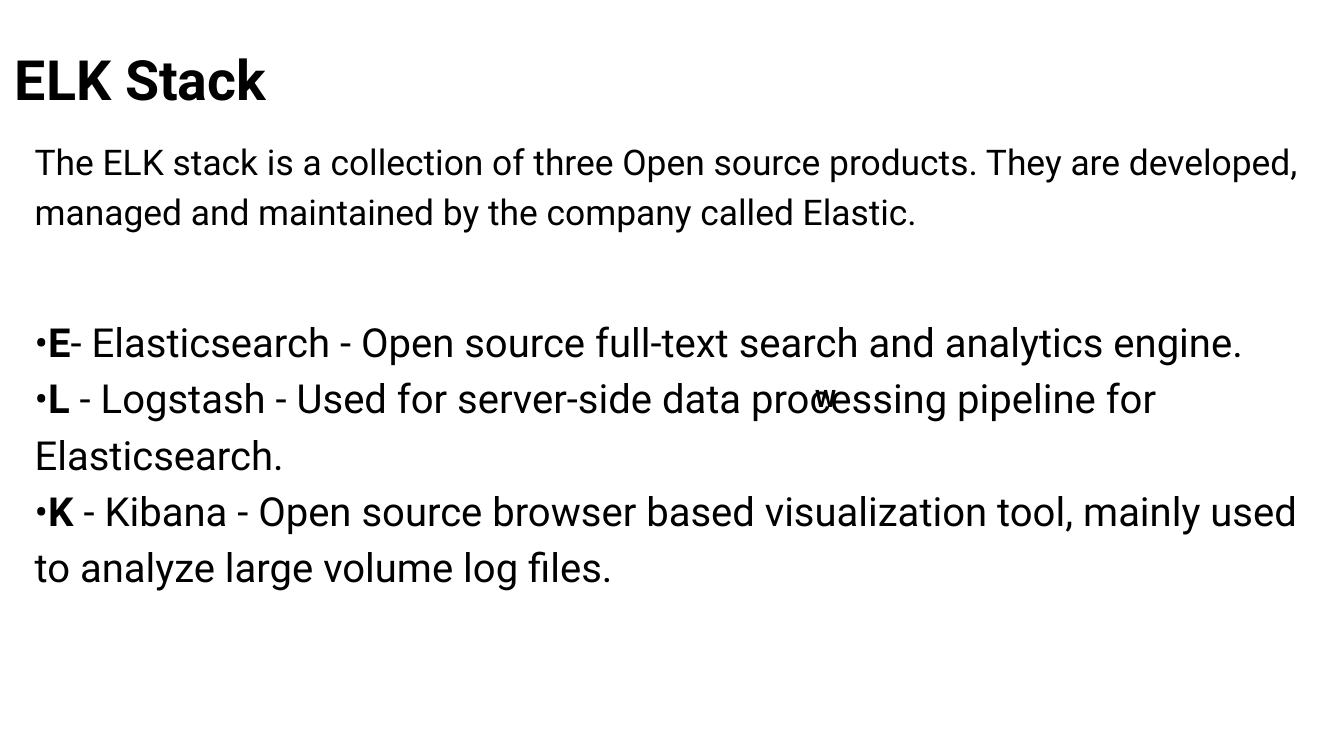
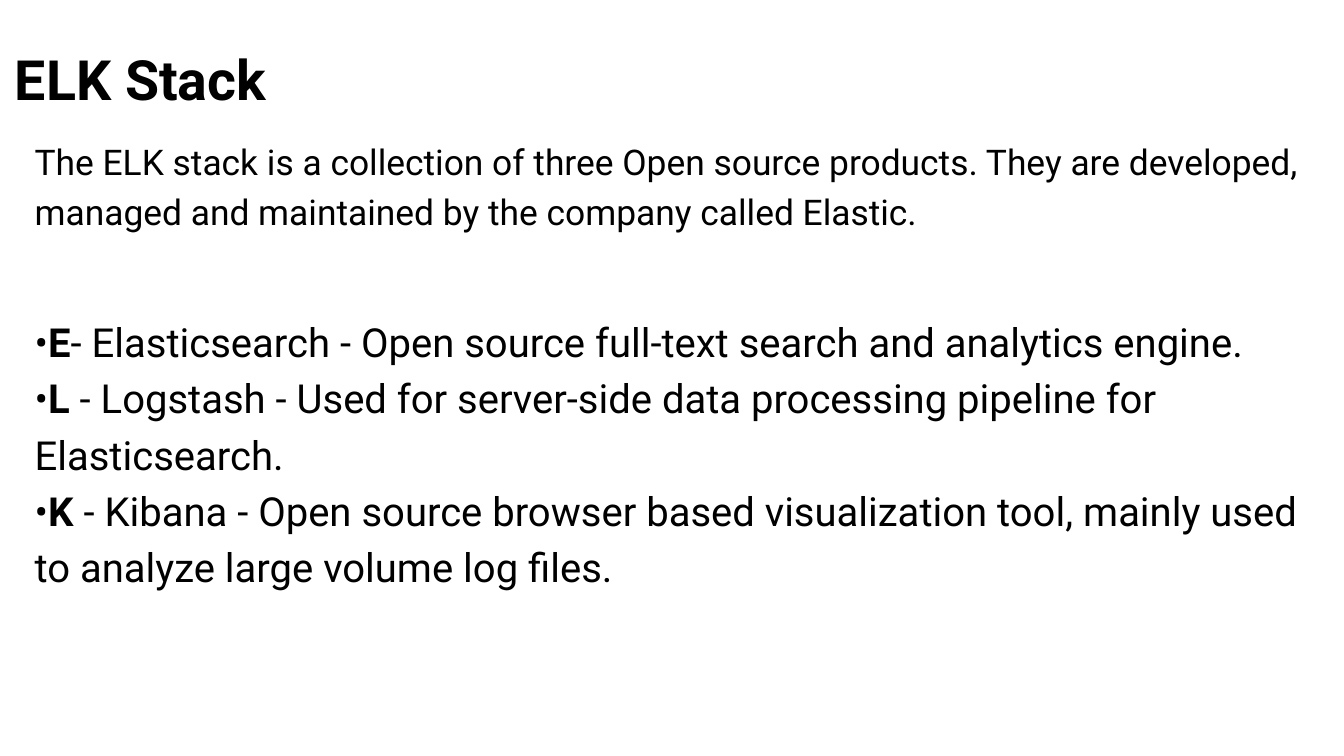
Before and after one commit to sridevi-inti/Java-Sep2024, a slide deck: slide 1 of ElastisearchPresentation/Elasticsearch.pptx. Drawn at 1344x756 pixels with LibreOffice and Linux fonts; fonts in the diff are those of the drawing. Boxes give left, top, right and bottom in pixels: in the first picture for what was removed or moved away, otherwise in the second. Text is boxed around its words. In the diff, an @@ line names an element or a change of style, - is before the commit and + after.

Commit message:
Ppt updated

```diff
--- a/ElastisearchPresentation/Elasticsearch.pptx
+++ b/ElastisearchPresentation/Elasticsearch.pptx
@@ text removed at <box>815,386,836,414</box> @@
-W
```
Also in this commit, not shown: 2 other slides changed, 1 other file.
